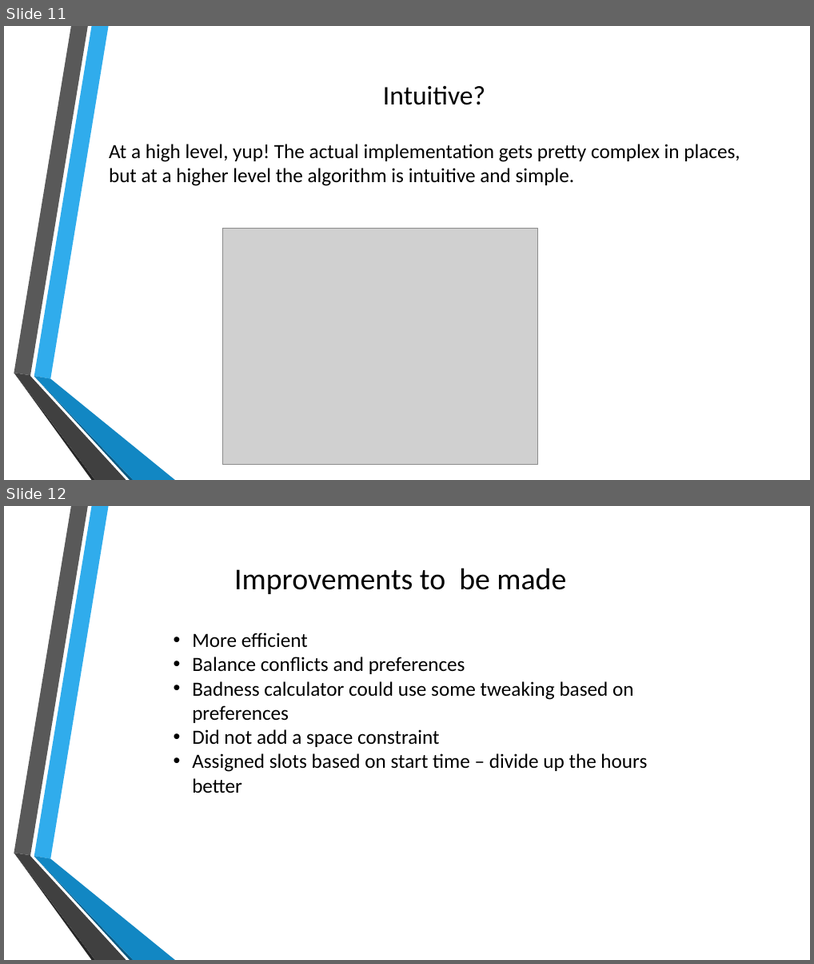
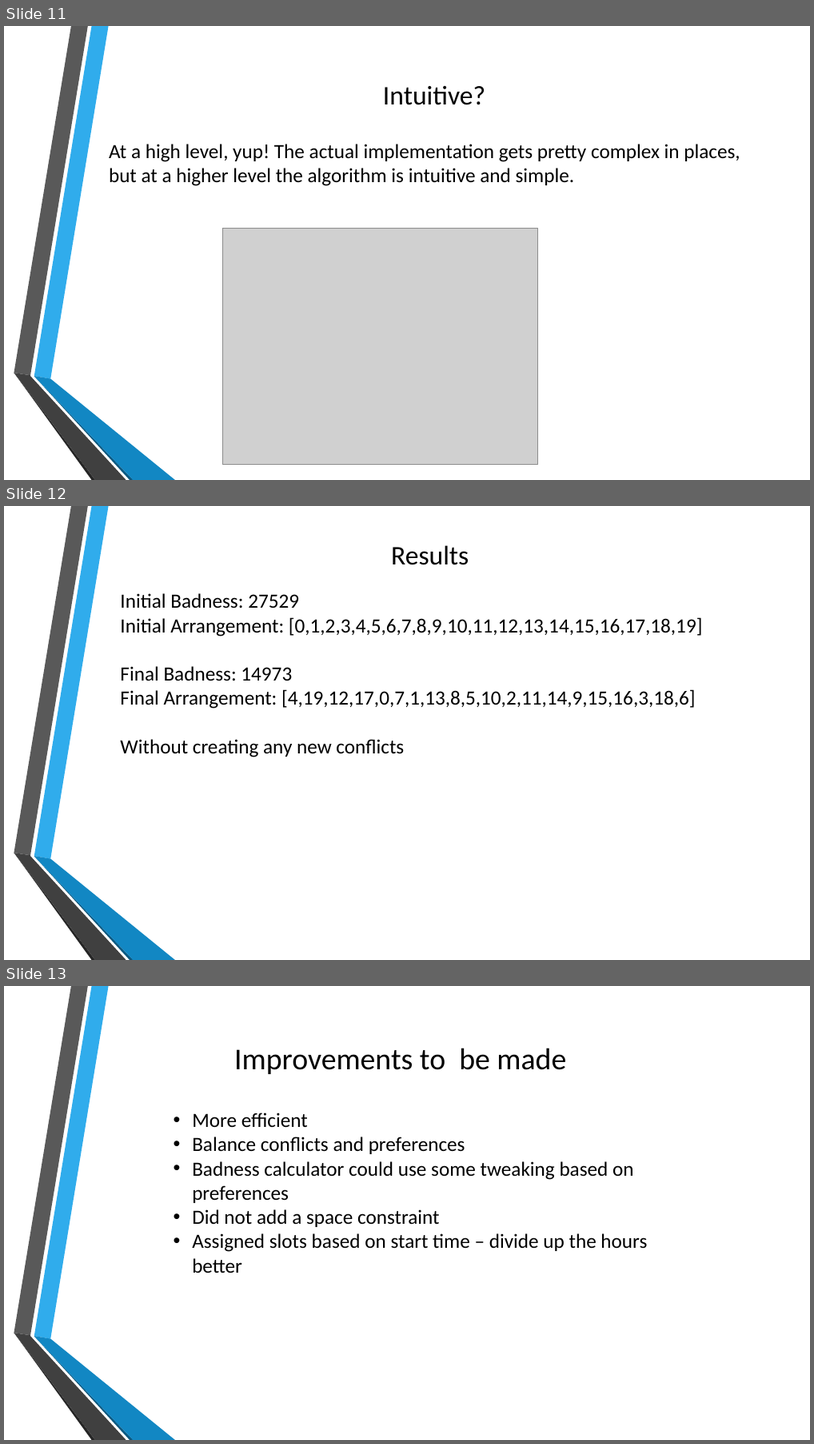
Before and after one commit to rumackaaron/JHacks2016, a slide deck: Making Finals not as Bad.pptx. Shown one above the other, each under a label of ours: slides 11 and 12 before the commit, slides 11, 12 and 13 after it. The pictures are 814x964 and 814x1444 pixels, drawn with LibreOffice and Linux fonts; fonts in the diff are those of the drawing; grey boxes stand for pictures; background and template pictures are left out. Boxes give left, top, right and bottom in pixels: in the first picture for what was removed or moved away, otherwise in the second. Text is boxed around its words. In the diff, an @@ line names an element or a change of style, - is before the commit and + after.

Commit message:
finalized powerpoint with data

```diff
--- a/Making Finals not as Bad.pptx
+++ b/Making Finals not as Bad.pptx
@@ slide 12 added at <box>4,506,810,960</box>, background picture (left out); not listed: 6 template elements that a slide beside it also shows @@
@@ text added at <box>120,545,703,757</box>, 24 pt, text #000000 @@
+Results
+Initial Badness: 27529
+Initial Arrangement: [0,1,2,3,4,5,6,7,8,9,10,11,12,13,14,15,16,17,18,19]
+Final Badness: 14973
+Final Arrangement: [4,19,12,17,0,7,1,13,8,5,10,2,11,14,9,15,16,3,18,6]
+Without creating any new conflicts
@@ what was slide 12 is now slide 13 @@
```
